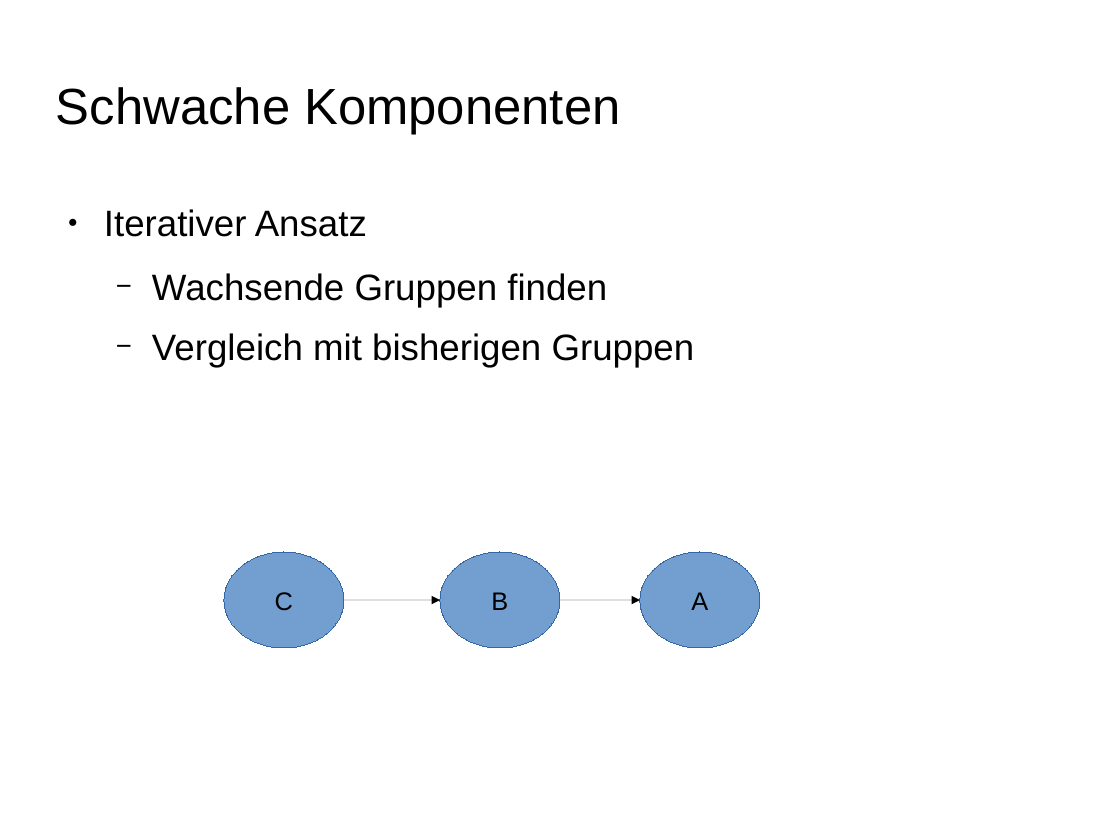
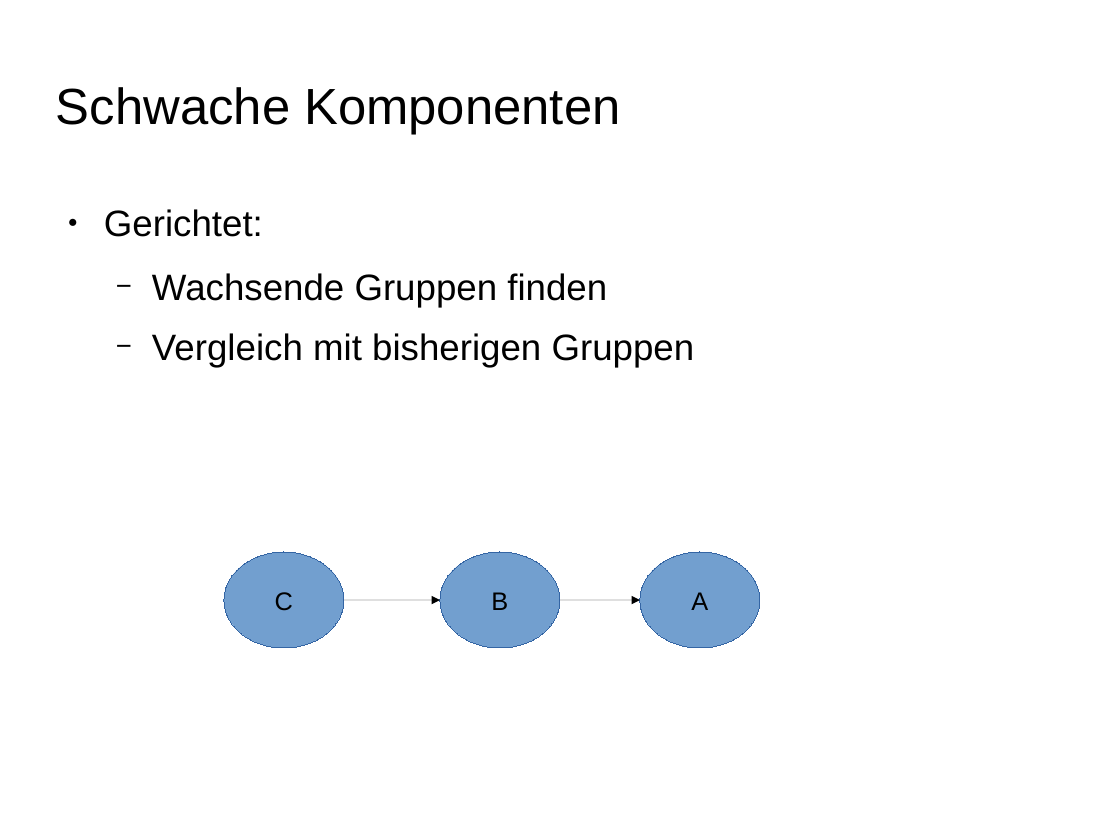
Before and after one commit to ScaDS/dblp-graphulo, a slide deck: slide 5 of doc/testat2.odp (slide 6 before the commit). Drawn at 1120x840 pixels with LibreOffice and Linux fonts; fonts in the diff are those of the drawing; background and template pictures are left out. Boxes give left, top, right and bottom in pixels: in the first picture for what was removed or moved away, otherwise in the second. Text is boxed around its words. In the diff, an @@ line names an element or a change of style, - is before the commit and + after.

```diff
--- a/doc/testat2.odp
+++ b/doc/testat2.odp
@@ text at (104,209,263,237): text changed @@
-● Iterativer Ansatz
+● Gerichtet:
```
Also in this commit, not shown: 7 other slides changed, 1 slide added, 1 slide removed, 2 other files.
